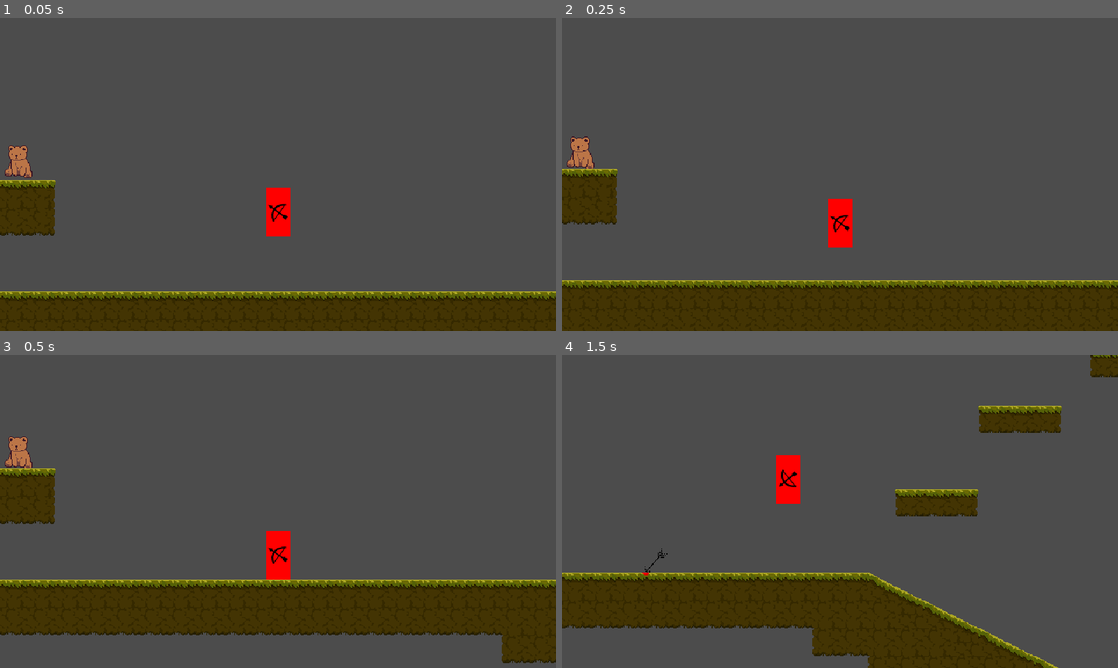
Above: before the commit, frames 1-4 (two rows, left to right).
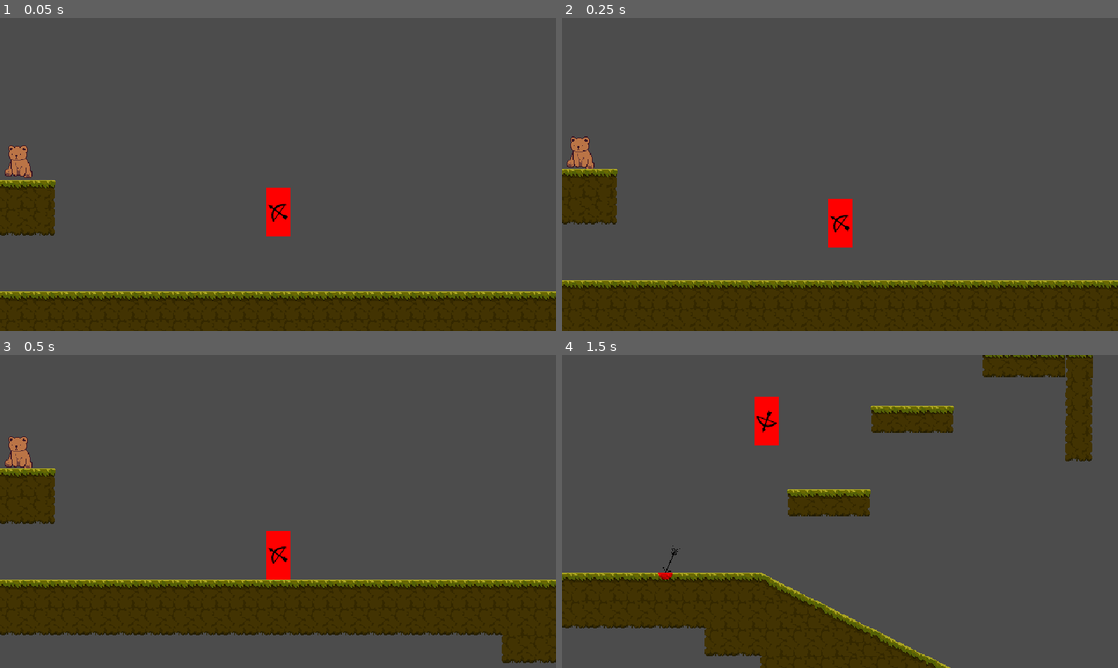
Above: after the commit, the same moments.

Repository: vanjac/wi22jam
Game: Godot game, scene res://placeholder/biggertestlevel.tscn
Two runs of this game, one before a commit and one after it. Both use one fixed random seed, a clock stepped at 60 frames per second and the inputs below.
Inputs (mouse positions are in pixels of both pictures, inside the frame that each line leads up to):
- Up to frame 1 (0.05 s): no input
- Up to frame 2 (0.25 s): no input
- Up to frame 3 (0.5 s): no input
- Up to frame 4 (1.5 s): move the mouse to (962, 495) at 0.52 s; press the mouse at (962, 495) at 0.53 s; hold D (right) from 0.53 s (still down); tap Space (jump) at 0.77 s; right-click (962, 495) at 0.8 s; move the mouse to (728, 527) at 1.27 s; release the mouse at (728, 527) at 1.28 s; right-click (728, 527) at 1.35 s

The runs differ from the first frame. In frame 4, 19% of the frame differs, in the area x 0-100%, y 0-100%.

Commit message:
implement mouse dash

Diff:
--- a/anger/AngerRipple.tscn
+++ b/anger/AngerRipple.tscn
@@ -1,6 +1,6 @@
 [gd_scene load_steps=4 format=2]
 
-[ext_resource path="res://Anger/AngerRipple.gd" type="Script" id=1]
+[ext_resource path="res://anger/AngerRipple.gd" type="Script" id=1]
 [ext_resource path="res://assets/circle.png" type="Texture" id=2]
 
 [sub_resource type="CircleShape2D" id=1]
--- a/bow/Bow.gd
+++ b/bow/Bow.gd
@@ -25,7 +25,7 @@
 		draw_time = 0
 		charge_progress.visible = true
 	if Input.is_action_pressed("fire"):
-		draw_time += delta
+		draw_time += delta / Engine.time_scale
 		charge_progress.value = clamp(draw_time / max_draw_time, 0, 1) * 100
 
 	if Input.is_action_just_released("fire"):
--- a/camera/CameraController.gd
+++ b/camera/CameraController.gd
@@ -19,7 +19,7 @@
 	if player.walk != 0:
 		var target_offset_x = player.walk * facing_offset
 		offset.x += ((target_offset_x - offset.x)
-			* pow(follow_facing_rate, delta * 60))
+			* pow(follow_facing_rate, (delta * 60) / Engine.time_scale))
 
 	global_position.x = player.global_position.x
 	var player_y = player.global_position.y
--- /dev/null
+++ b/player/DashSprite.gd
@@ -0,0 +1,5 @@
+extends Sprite
+
+func _physics_process(delta):
+	modulate.a = lerp(modulate.a, 0, 0.1);
+	if (modulate.a < 0.01): queue_free()
--- /dev/null
+++ b/player/DashSprite.tscn
@@ -0,0 +1,6 @@
+[gd_scene load_steps=2 format=2]
+
+[ext_resource path="res://player/DashSprite.gd" type="Script" id=1]
+
+[node name="DashSprite" type="Sprite"]
+script = ExtResource( 1 )
--- a/player/Player.gd
+++ b/player/Player.gd
@@ -1,4 +1,15 @@
 extends "res://core/Character.gd"
+
+export (PackedScene) var dash
+const dash_speed = 4000
+const dash_distance = 0.2
+const dash_time = 0.2
+
+var is_dashing = false
+var can_dash = true
+var dash_direction : Vector2
+
+onready var dash_timer = $dash_timer
 
 const walk_speed = 250
 const walk_accel = 5000
@@ -14,7 +25,7 @@
 var health = 4
 
 func _ready():
-	pass
+	dash_timer.connect("timeout", self, "dash_timer_timeout")
 
 
 func _process(delta):
@@ -43,6 +54,7 @@
 	if on_ground:
 		time_since_left_ground = 0
 		jumping = false
+		can_dash = true
 	else:
 		time_since_left_ground += delta
 
@@ -51,6 +63,11 @@
 		move_vec.x = accelerate(move_vec.x, walk_vel, walk_accel * delta)
 	else:
 		move_vec.x = decelerate(move_vec.x, walk_decel * delta)
+
+	handle_dash()
+
+	if (is_dashing):
+		move_vec = dash_direction
 
 	move_character(delta)
 
@@ -64,3 +81,33 @@
 	health -= amt
 	if health == 0:
 		queue_free()
+
+
+func dash_timer_timeout():
+	is_dashing = false
+
+
+func handle_dash():
+	if (Input.is_action_pressed("dash") && can_dash && !on_ground):
+		Engine.time_scale = 0.1
+	else:
+		Engine.time_scale = 1
+
+	if (Input.is_action_just_released("dash") && can_dash && !on_ground):
+		is_dashing = true
+		can_dash = false
+
+		dash_direction = get_local_mouse_position()
+		dash_direction = dash_direction.clamped(dash_distance)
+		dash_direction *= dash_speed
+
+		dash_timer.start(dash_time)
+
+	if (is_dashing):
+		var dash_node = dash.instance()
+		dash_node.global_position = global_position
+		get_parent().add_child(dash_node)
+
+		if (on_ground): is_dashing = false
+		if (is_on_wall()): is_dashing = false
+		pass
--- a/player/Player.tscn
+++ b/player/Player.tscn
@@ -1,8 +1,9 @@
-[gd_scene load_steps=5 format=2]
+[gd_scene load_steps=6 format=2]
 
 [ext_resource path="res://placeholder/square.png" type="Texture" id=1]
 [ext_resource path="res://player/Player.gd" type="Script" id=2]
 [ext_resource path="res://bow/Bow.tscn" type="PackedScene" id=3]
+[ext_resource path="res://player/DashSprite.tscn" type="PackedScene" id=5]
 
 [sub_resource type="RectangleShape2D" id=1]
 extents = Vector2( 14, 28 )
@@ -10,6 +11,7 @@
 [node name="Player" type="KinematicBody2D"]
 collision_layer = 2
 script = ExtResource( 2 )
+dash = ExtResource( 5 )
 
 [node name="CollisionShape2D" type="CollisionShape2D" parent="."]
 position = Vector2( 0, -28 )
@@ -24,3 +26,7 @@
 [node name="bow" parent="." instance=ExtResource( 3 )]
 position = Vector2( 0, -28 )
 scale = Vector2( 0.5, 0.5 )
+
+[node name="dash_timer" type="Timer" parent="."]
+wait_time = 0.022
+one_shot = true
--- a/project.godot
+++ b/project.godot
@@ -45,6 +45,11 @@
 "events": [ Object(InputEventMouseButton,"resource_local_to_scene":false,"resource_name":"","device":0,"alt":false,"shi …(212 unchanged characters)…
  ]
 }
+dash={
+"deadzone": 0.5,
+"events": [ Object(InputEventMouseButton,"resource_local_to_scene":false,"resource_name":"","device":0,"alt":false,"shift":false,"control":false,"meta":false,"command":false,"button_mask":0,"position":Vector2( 0, 0 ),"global_position":Vector2( 0, 0 ),"factor":1.0,"button_index":2,"pressed":false,"doubleclick":false,"script":null)
+ ]
+}
 
 [layer_names]
 
@@ -60,7 +65,6 @@
 
 [rendering]
 
-quality/driver/driver_name="GLES2"
 2d/snapping/use_gpu_pixel_snap=true
 vram_compression/import_etc=true
 vram_compression/import_etc2=false
Not shown, added: assets/bush-Sheet.png.import
Not shown, added: assets/player-Sheet.png.import
Not shown, added: assets/snake-Sheet.png.import
Not shown, added: assets/tree-Sheet.png.import
